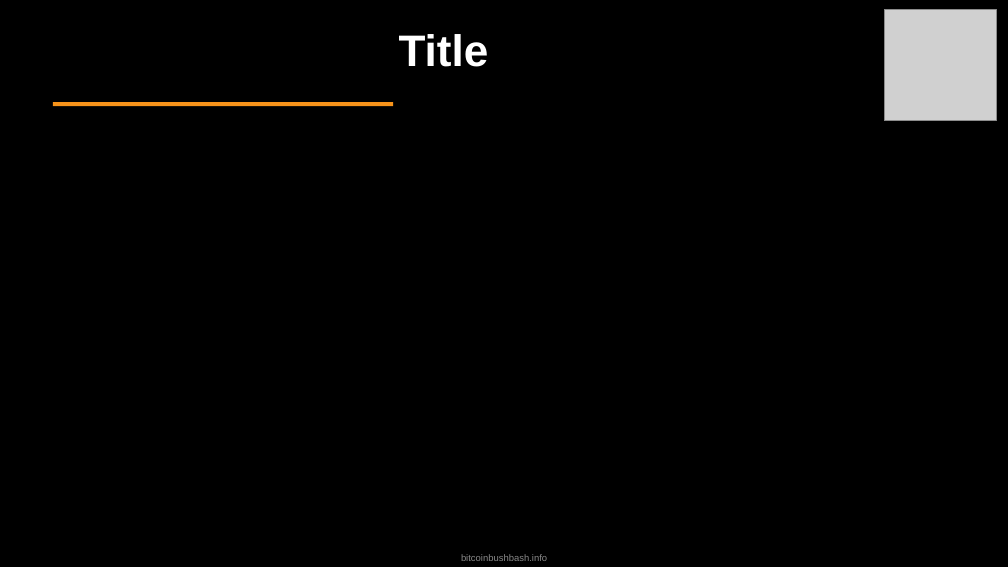
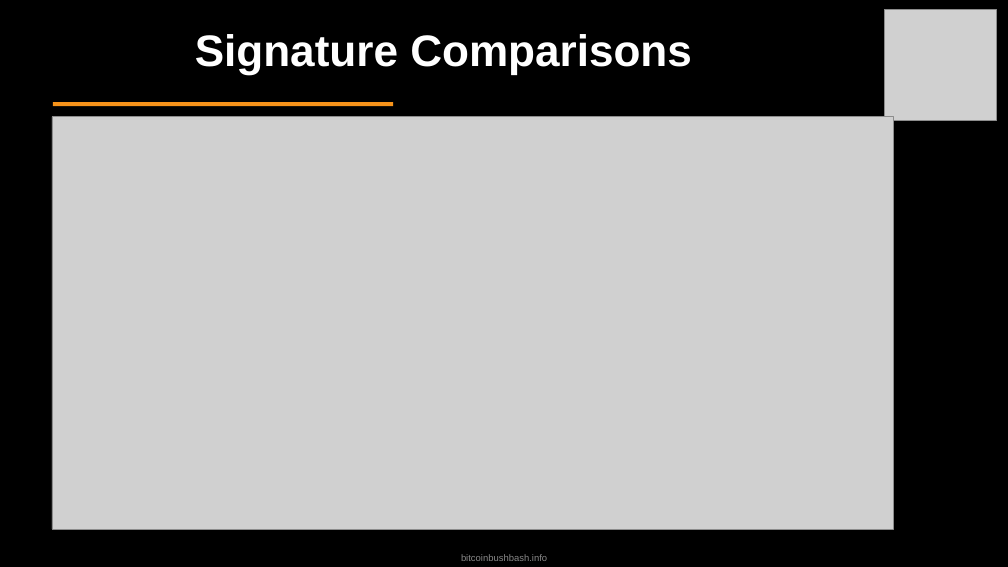
Before and after one commit to TrentOmega/qc-threat, a slide deck: slide 18 of quantum-threat-bitcoin-bushbash.odp (slide 10 before the commit). Drawn at 1008x567 pixels with LibreOffice and Linux fonts; fonts in the diff are those of the drawing; grey boxes stand for pictures. Boxes give left, top, right and bottom in pixels: in the first picture for what was removed or moved away, otherwise in the second. Text is boxed around its words. In the diff, an @@ line names an element or a change of style, - is before the commit and + after.

```diff
--- a/quantum-threat-bitcoin-bushbash.odp
+++ b/quantum-threat-bitcoin-bushbash.odp
@@ text added at [195, 34, 692, 75], 42 pt, text #FFFFFF, bold @@
+Signature Comparisons
@@ text removed at [399, 34, 489, 67] @@
-Title
@@ picture added at [52, 116, 894, 529] @@
```
Also in this commit, not shown: 9 other slides changed, 1 slide added, 2 slides removed, 3 other files.
